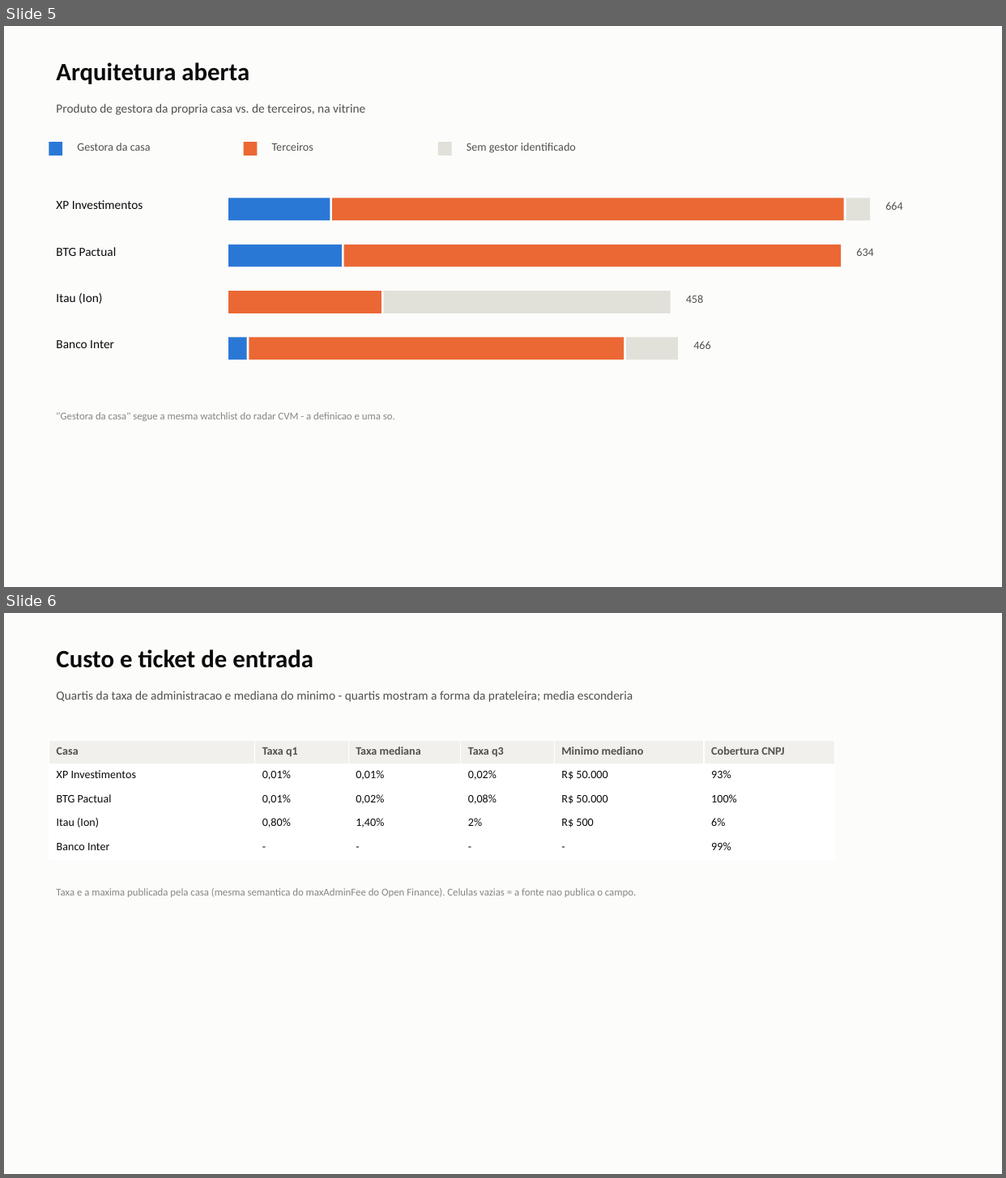
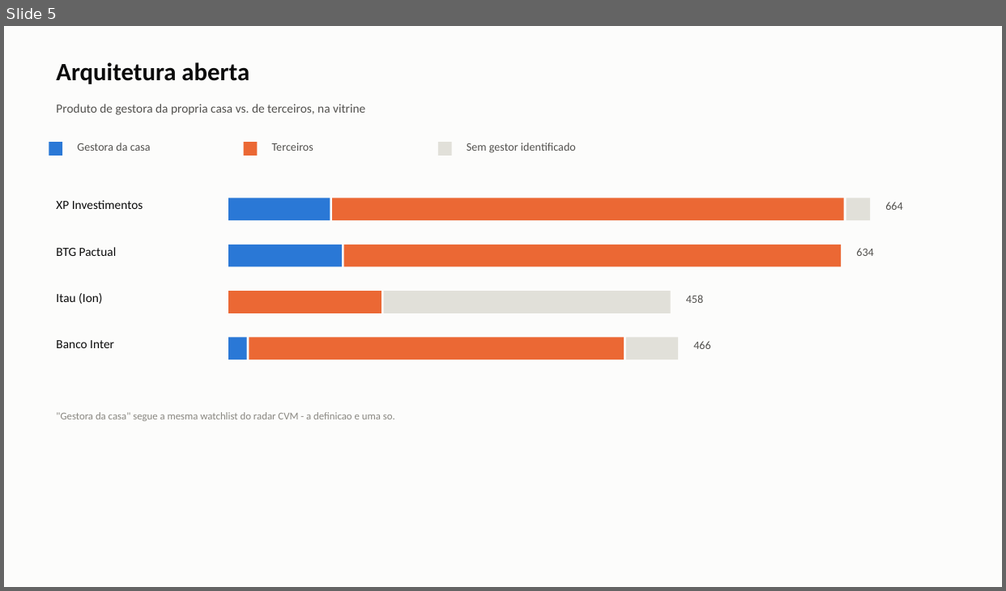
Before and after one commit to fioroto/Sandbox, a slide deck: data/reports/prateleiras-2026-09-20.pptx. Shown one above the other, each under a label of ours: slides 5 and 6 before the commit, slide 5 after it. The pictures are 1006x1178 and 1006x591 pixels, drawn with LibreOffice and Linux fonts; fonts in the diff are those of the drawing. Boxes give left, top, right and bottom in pixels: in the first picture for what was removed or moved away, otherwise in the second. Text is boxed around its words. In the diff, an @@ line names an element or a change of style, - is before the commit and + after.

```diff
--- a/data/reports/prateleiras-2026-09-20.pptx
+++ b/data/reports/prateleiras-2026-09-20.pptx
@@ slide 6 removed at <box>4,613,1002,1174</box>, background #FFFFFF @@
@@ rectangle removed at <box>4,613,1002,1174</box> @@
@@ text removed at <box>56,649,313,668</box> @@
-Custo e ticket de entrada
@@ text removed at <box>56,691,633,702</box> @@
-Quartis da taxa de administracao e mediana do minimo - quartis mostram a forma da prateleira; media esconderia
@@ table removed at <box>49,740,835,860</box>, 5 rows, 6 columns @@
-Casa | Taxa q1 | Taxa mediana | Taxa q3 | Minimo mediano | Cobertura CNPJ
-XP Investimentos | 0,01% | 0,01% | 0,02% | R$ 50.000 | 93%
-BTG Pactual | 0,01% | 0,02% | 0,08% | R$ 50.000 | 100%
-Itau (Ion) | 0,80% | 1,40% | 2% | R$ 500 | 6%
-Banco Inter | - | - | - | - | 99%
@@ text removed at <box>56,888,636,897</box> @@
-Taxa e a maxima publicada pela casa (mesma semantica do maxAdminFee do Open Finance). Celulas vazias = a fonte nao publica o campo.
```
Also in this commit, not shown: 1 slide changed, 1 slide added, 9 other files.
